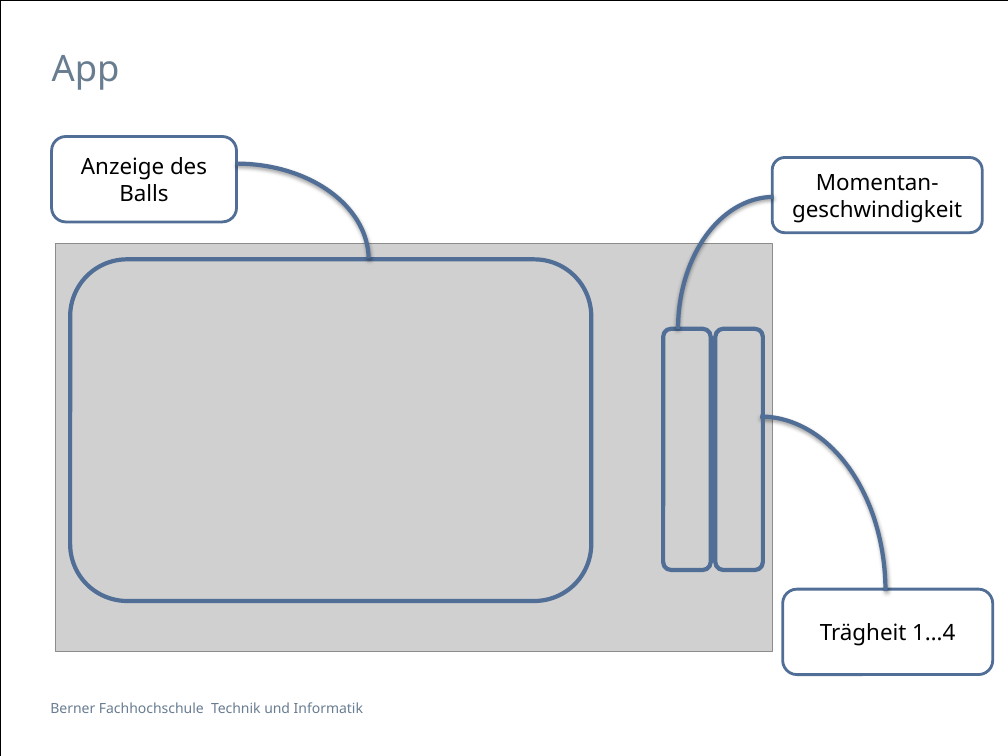
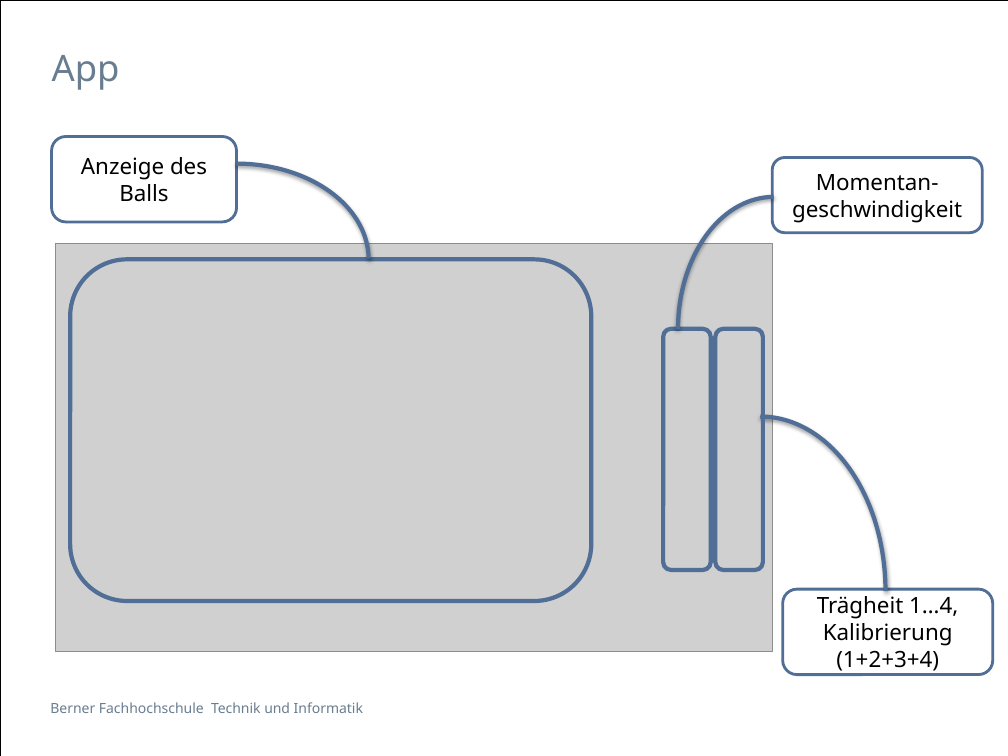
Before and after one commit to stocyr/ShakyTable, a slide deck: slide 5 of ShakyTable.pptx (slide 4 before the commit). Drawn at 1008x756 pixels with LibreOffice and Linux fonts; fonts in the diff are those of the drawing; grey boxes stand for pictures. Boxes give left, top, right and bottom in pixels: in the first picture for what was removed or moved away, otherwise in the second. Text is boxed around its words. In the diff, an @@ line names an element or a change of style, - is before the commit and + after.

```diff
--- a/ShakyTable.pptx
+++ b/ShakyTable.pptx
@@ text in rounded rectangle at [817,596,958,671]: text changed @@
-Trägheit 1…4
+Trägheit 1…4,
+Kalibrierung (1+2+3+4)
```
Also in this commit, not shown: 1 other slide changed, 1 slide added, 5 other files.
